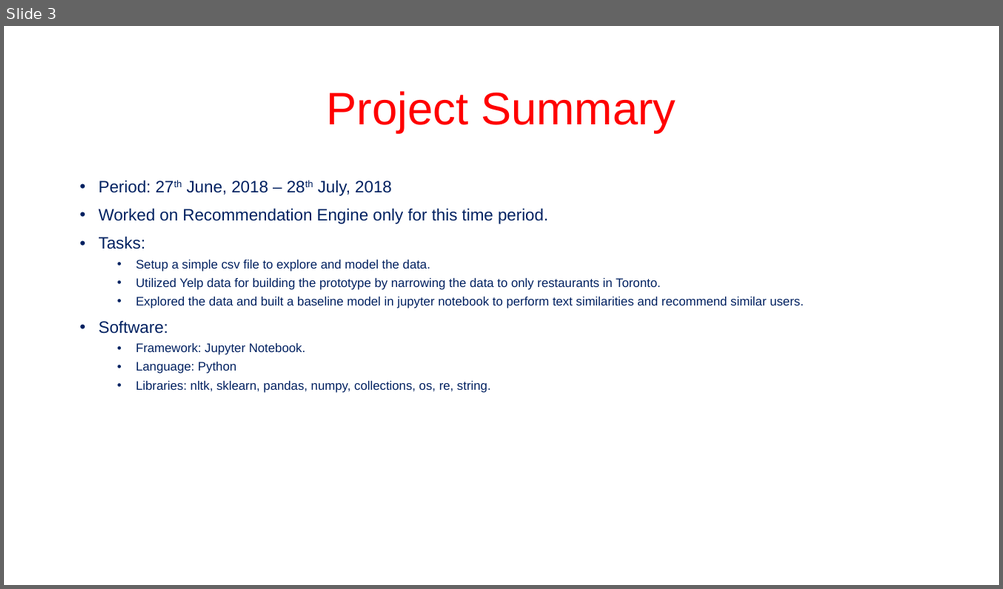
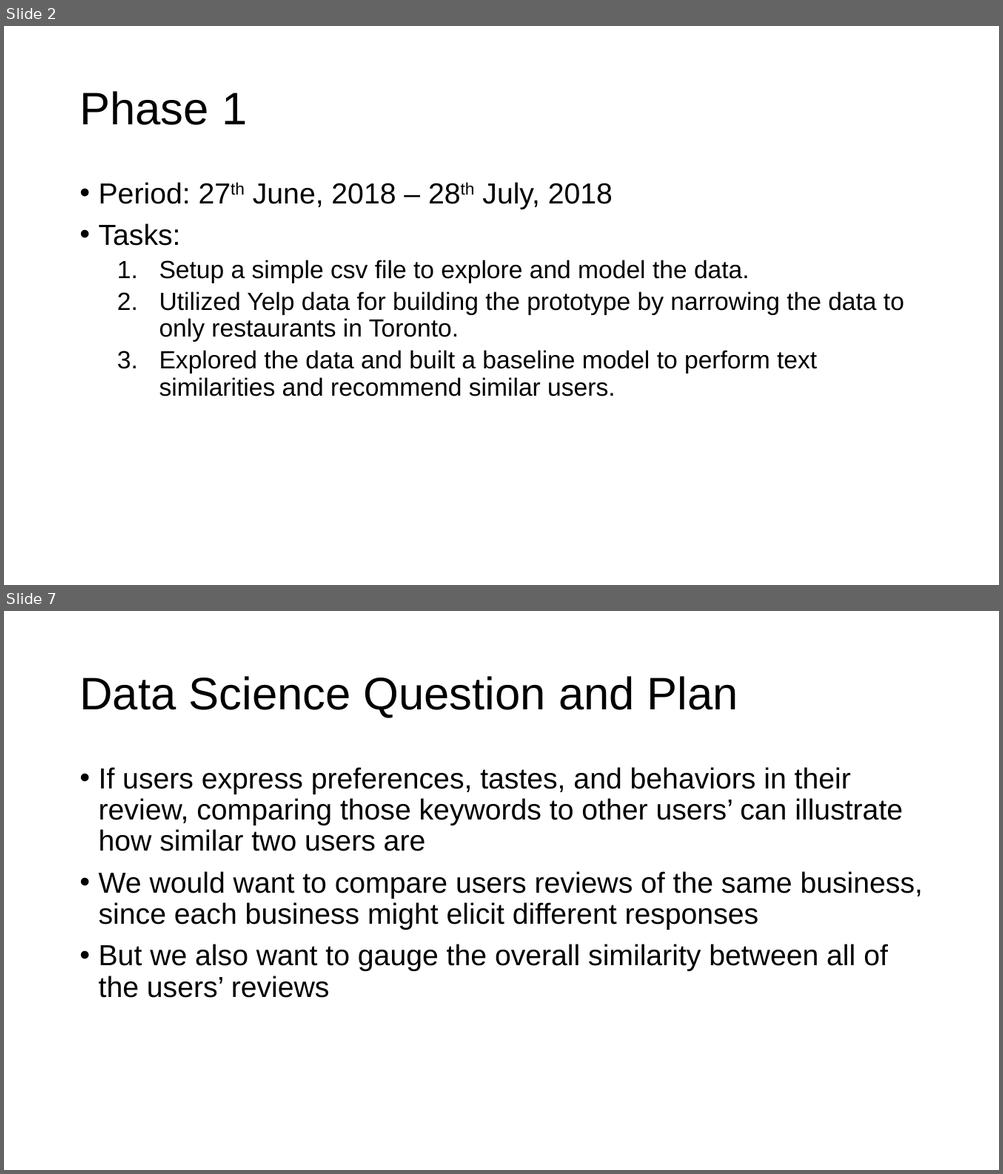
Before and after one commit to methoddatascience/Libra, a slide deck: reviewly/reviewly_libra.pptx. Shown one above the other, each under a label of ours: slide 3 before the commit, slides 2 and 7 after it; the slides between them are not shown. The pictures are 1003x589 and 1003x1174 pixels, drawn with LibreOffice and Linux fonts; fonts in the diff are those of the drawing; background and template pictures are left out. Boxes give left, top, right and bottom in pixels: in the first picture for what was removed or moved away, otherwise in the second. Text is boxed around its words. In the diff, an @@ line names an element or a change of style, - is before the commit and + after.

```diff
--- a/reviewly/reviewly_libra.pptx
+++ b/reviewly/reviewly_libra.pptx
@@ slide 7 added at box(4, 611, 999, 1170), background #FFFFFF @@
@@ title added at box(79, 676, 738, 718), 44 pt, text #000000 @@
+Data Science Question and Plan
@@ text added at box(99, 767, 922, 998), 28 pt, text #000000 @@
+• If users express preferences, tastes, and behaviors in their review, comparing those keywords to other users’ can illustrate how similar two users are
+• We would want to compare users reviews of the same business, since each business might elicit different responses
+• But we also want to gauge the overall similarity between all of the users’ reviews
@@ what was slide 3 is now slide 2 @@
@@ slide 2 changed as well @@
@@ title at box(79, 91, 247, 125): text changed; text colour #FF0000 to #000000 @@
-Project Summary
+Phase 1
@@ text at box(99, 182, 904, 342): size 16 to 28 pt in "Period: 27th June, 2018 – 28th July, ...", "Tasks:"; text colour #002060 to #000000 in "Period: 27th June, 2018 – 28th July, ...", "Tasks:", "Setup a simple csv file to explore ...", "Utilized Yelp data for building the prototype ..."; size 12 to 24 pt in "Setup a simple csv file to explore ...", "Utilized Yelp data for building the prototype ..."; bullet • to 1. @@
@@ text at box(99, 208, 548, 224): paragraph removed @@
-• Worked on Recommendation Engine only for this time period.
@@ text at box(159, 350, 817, 397): text changed; size 12 to 24 pt; text colour #002060 to #000000 @@
-  • Explored the data and built a baseline model in jupyter notebook to perform text similarities and recommend similar users.
-• Software:
-  • Framework: Jupyter Notebook.
-  • Language: Python
-  • Libraries: nltk, sklearn, pandas, numpy, collections, os, re, string.
+  3. Explored the data and built a baseline model to perform text similarities and recommend similar users.
```
Also in this commit, not shown: 7 other slides changed, 8 other slides added, 1 slide removed.
